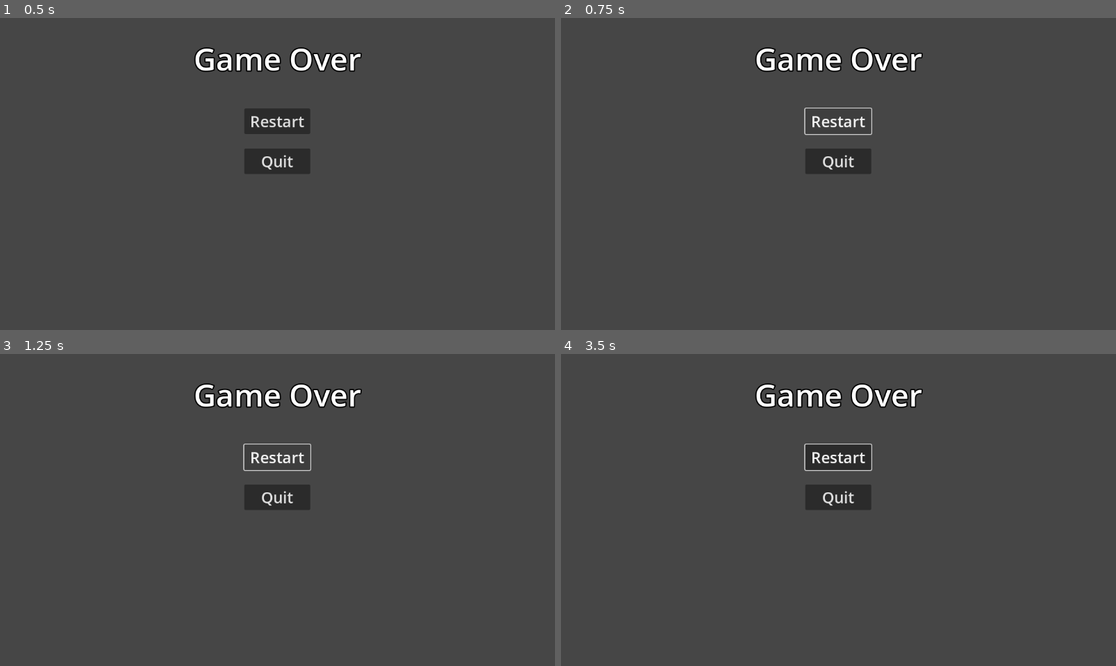
Above: before the commit, frames 1-4 (two rows, left to right).
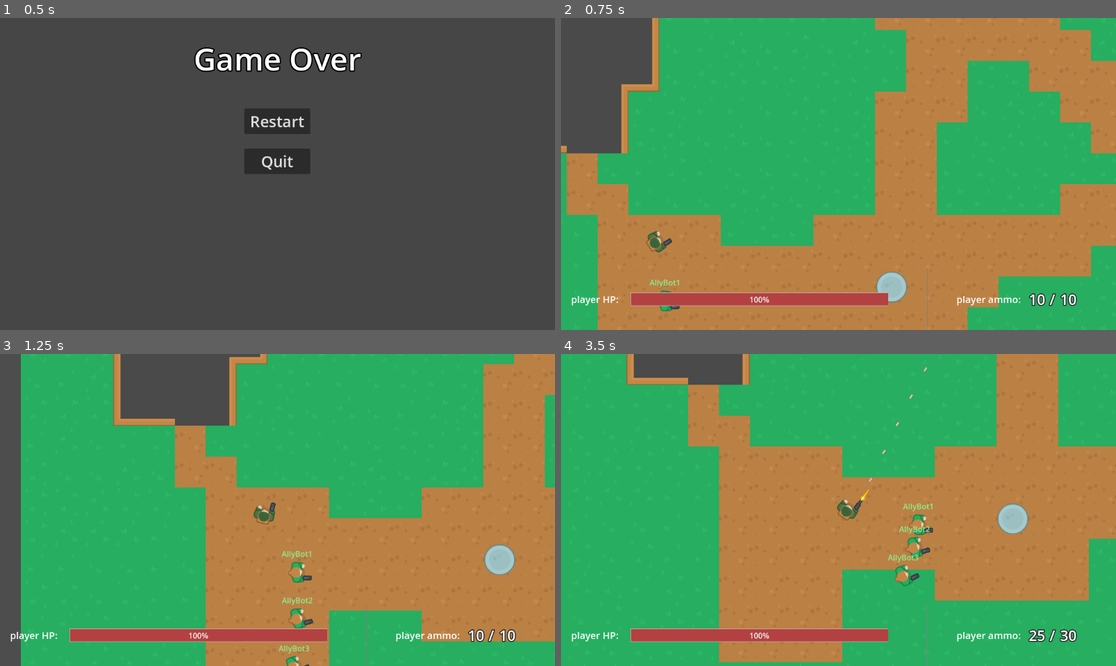
Above: after the commit, the same moments.

Repository: ZeromaXHe/MyGitRepository
Game: Godot game, scene res://scenes/game_over_screen.tscn
Same seed, same stepped clock (60 frames per second), same inputs: the game is played once before the commit and once after it. This scene is started directly instead of the project's main scene.
Inputs (mouse positions are in pixels of both pictures, inside the frame that each line leads up to):
- Up to frame 1 (0.5 s): no input
- Up to frame 2 (0.75 s): click (838, 120) at 0.5 s, where only the run after the commit has a clickable "Restart"
- Up to frame 3 (1.25 s): no input
- Up to frame 4 (3.5 s): move the mouse to (960, 494) at 1.27 s; press the mouse at (960, 494) at 1.28 s; hold D (right) 1.28-2.03 s; move the mouse to (727, 525) at 2.02 s; release the mouse at (727, 525) at 2.03 s; hold S (down) 2.03-2.78 s; click (727, 525) at 2.1 s; move the mouse to (894, 441) at 2.77 s; press the mouse at (894, 441) at 2.78 s; hold D (right) from 2.78 s (still down); tap 1 (weapon_1) at 2.85 s

Frame 1 is identical in both runs. In frame 2, 94% of the frame differs, in the area x 0-100%, y 0-100%; in frame 3, 92%; in frame 4, 98%.

Commit message:
fix(GodotDemo): GodotProjects 修复 bug - 换弹失败；换弹动画无法播放；重启游戏后卡死

Diff:
--- a/GodotDemo/GodotProjects/scenes/ally.tscn
+++ b/GodotDemo/GodotProjects/scenes/ally.tscn
@@ -8,6 +8,6 @@
 [node name="BodyImg" parent="." index="0"]
 texture = ExtResource("2_u1smu")
 
-[node name="Team" parent="." index="5"]
+[node name="Team" parent="." index="4"]
 side = 1
 character = 2
--- a/GodotDemo/GodotProjects/scenes/enemy.tscn
+++ b/GodotDemo/GodotProjects/scenes/enemy.tscn
@@ -8,6 +8,6 @@
 [node name="BodyImg" parent="." index="0"]
 texture = ExtResource("2_v2r1y")
 
-[node name="Team" parent="." index="5"]
+[node name="Team" parent="." index="4"]
 side = 2
 character = 3
--- a/GodotDemo/GodotProjects/scenes/game_over_screen.tscn
+++ b/GodotDemo/GodotProjects/scenes/game_over_screen.tscn
@@ -6,7 +6,7 @@
 bg_color = Color(0.27451, 0.27451, 0.27451, 1)
 
 [node name="GameOverScreen" type="CanvasLayer"]
-process_mode = 2
+process_mode = 3
 script = ExtResource("1_tebdh")
 
 [node name="PanelContainer" type="PanelContainer" parent="."]
--- a/GodotDemo/GodotProjects/scenes/player.tscn
+++ b/GodotDemo/GodotProjects/scenes/player.tscn
@@ -1,13 +1,9 @@
-[gd_scene load_steps=3 format=3 uid="uid://co0nv158p25vk"]
+[gd_scene load_steps=2 format=3 uid="uid://co0nv158p25vk"]
 
 [ext_resource type="PackedScene" uid="uid://d1cvpkf5rhomg" path="res://scenes/actor.tscn" id="1_68kxu"]
-[ext_resource type="Texture2D" uid="uid://c7wc44lmsxl26" path="res://assets/top_down_shooter/PNG/Soldier 1/soldier1_hold.png" id="2_tgrye"]
 
 [node name="Actor" instance=ExtResource("1_68kxu")]
 
-[node name="BodyImg" parent="." index="0"]
-texture = ExtResource("2_tgrye")
-
-[node name="Team" parent="." index="5"]
+[node name="Team" parent="." index="4"]
 side = 1
 character = 1
--- a/GodotDemo/GodotProjects/scenes/sub_machine_gun.tscn
+++ b/GodotDemo/GodotProjects/scenes/sub_machine_gun.tscn
@@ -18,4 +18,6 @@
 wait_time = 0.1
 
 [node name="MuzzleFlash" parent="." index="3"]
+visible = true
 position = Vector2(33, 0)
+scale = Vector2(1, 1)
--- a/GodotDemo/GodotProjects/scenes/weapon.tscn
+++ b/GodotDemo/GodotProjects/scenes/weapon.tscn
@@ -10,26 +10,50 @@
 tracks/0/type = "value"
 tracks/0/imported = false
 tracks/0/enabled = true
-tracks/0/path = NodePath("Pistol/MuzzleFlash:scale")
+tracks/0/path = NodePath("SubMachineGun/MuzzleFlash:visible")
 tracks/0/interp = 1
 tracks/0/loop_wrap = true
 tracks/0/keys = {
 "times": PackedFloat32Array(0, 0.1),
 "transitions": PackedFloat32Array(1, 1),
-"update": 0,
-"values": [Vector2(1, 1), Vector2(0.3, 1.2)]
+"update": 1,
+"values": [true, false]
 }
 tracks/1/type = "value"
 tracks/1/imported = false
 tracks/1/enabled = true
-tracks/1/path = NodePath("Pistol/MuzzleFlash:visible")
+tracks/1/path = NodePath("SubMachineGun/MuzzleFlash:scale")
 tracks/1/interp = 1
 tracks/1/loop_wrap = true
 tracks/1/keys = {
 "times": PackedFloat32Array(0, 0.1),
 "transitions": PackedFloat32Array(1, 1),
+"update": 0,
+"values": [Vector2(1, 1), Vector2(0.3, 1.2)]
+}
+tracks/2/type = "value"
+tracks/2/imported = false
+tracks/2/enabled = true
+tracks/2/path = NodePath("Pistol/MuzzleFlash:visible")
+tracks/2/interp = 1
+tracks/2/loop_wrap = true
+tracks/2/keys = {
+"times": PackedFloat32Array(0, 0.1),
+"transitions": PackedFloat32Array(1, 1),
 "update": 1,
 "values": [true, false]
+}
+tracks/3/type = "value"
+tracks/3/imported = false
+tracks/3/enabled = true
+tracks/3/path = NodePath("Pistol/MuzzleFlash:scale")
+tracks/3/interp = 1
+tracks/3/loop_wrap = true
+tracks/3/keys = {
+"times": PackedFloat32Array(0, 0.1),
+"transitions": PackedFloat32Array(1, 1),
+"update": 0,
+"values": [Vector2(1, 1), Vector2(0.3, 1.2)]
 }
 
 [sub_resource type="Animation" id="Animation_u3mgl"]
@@ -37,7 +61,7 @@
 tracks/0/type = "value"
 tracks/0/imported = false
 tracks/0/enabled = true
-tracks/0/path = NodePath("Pistol/Gun:rotation")
+tracks/0/path = NodePath("SubMachineGun/Gun:rotation")
 tracks/0/interp = 1
 tracks/0/loop_wrap = true
 tracks/0/keys = {
@@ -49,10 +73,36 @@
 tracks/1/type = "method"
 tracks/1/imported = false
 tracks/1/enabled = true
-tracks/1/path = NodePath("Pistol")
+tracks/1/path = NodePath("SubMachineGun")
 tracks/1/interp = 1
 tracks/1/loop_wrap = true
 tracks/1/keys = {
+"times": PackedFloat32Array(1),
+"transitions": PackedFloat32Array(1),
+"values": [{
+"args": [],
+"method": &"_end_reload"
+}]
+}
+tracks/2/type = "value"
+tracks/2/imported = false
+tracks/2/enabled = true
+tracks/2/path = NodePath("Pistol/Gun:rotation")
+tracks/2/interp = 1
+tracks/2/loop_wrap = true
+tracks/2/keys = {
+"times": PackedFloat32Array(0, 0.5, 1),
+"transitions": PackedFloat32Array(1, 1, 1),
+"update": 0,
+"values": [0.0, -1.5708, 0.0]
+}
+tracks/3/type = "method"
+tracks/3/imported = false
+tracks/3/enabled = true
+tracks/3/path = NodePath("Pistol")
+tracks/3/interp = 1
+tracks/3/loop_wrap = true
+tracks/3/keys = {
 "times": PackedFloat32Array(1),
 "transitions": PackedFloat32Array(1),
 "values": [{
@@ -85,6 +135,7 @@
 visible = false
 position = Vector2(29, 0)
 rotation = -1.57079
+scale = Vector2(0.3, 1.2)
 texture = ExtResource("4_bmw0x")
 
 [node name="AnimationPlayer" type="AnimationPlayer" parent="."]
--- a/GodotDemo/GodotProjects/scripts/actor.gd
+++ b/GodotDemo/GodotProjects/scripts/actor.gd
@@ -45,7 +45,7 @@
 		# 半自动射击
 		weapon_manager.shoot()
 	elif event.is_action_released("reload"):
-		weapon_manager.weapon.reload()
+		weapon_manager.reload()
 	elif event.is_action_released("weapon_1"):
 		weapon_manager.switch_weapon(0)
 	elif event.is_action_released("weapon_2"):
--- a/GodotDemo/GodotProjects/scripts/game_over_screen.gd
+++ b/GodotDemo/GodotProjects/scripts/game_over_screen.gd
@@ -1,7 +1,5 @@
 extends CanvasLayer
 class_name GameOverScreen
-
-const main_scene: PackedScene = preload("res://scenes/main.tscn")
 
 @onready var title: Label = $PanelContainer/MarginContainer/Rows/Title
 
@@ -17,7 +15,7 @@
 
 func _on_restart_button_pressed() -> void:
 	get_tree().paused = false
-	get_tree().change_scene_to_packed(main_scene)
+	get_tree().change_scene_to_file("res://scenes/main.tscn")
 
 
 func _on_quit_button_pressed() -> void:
